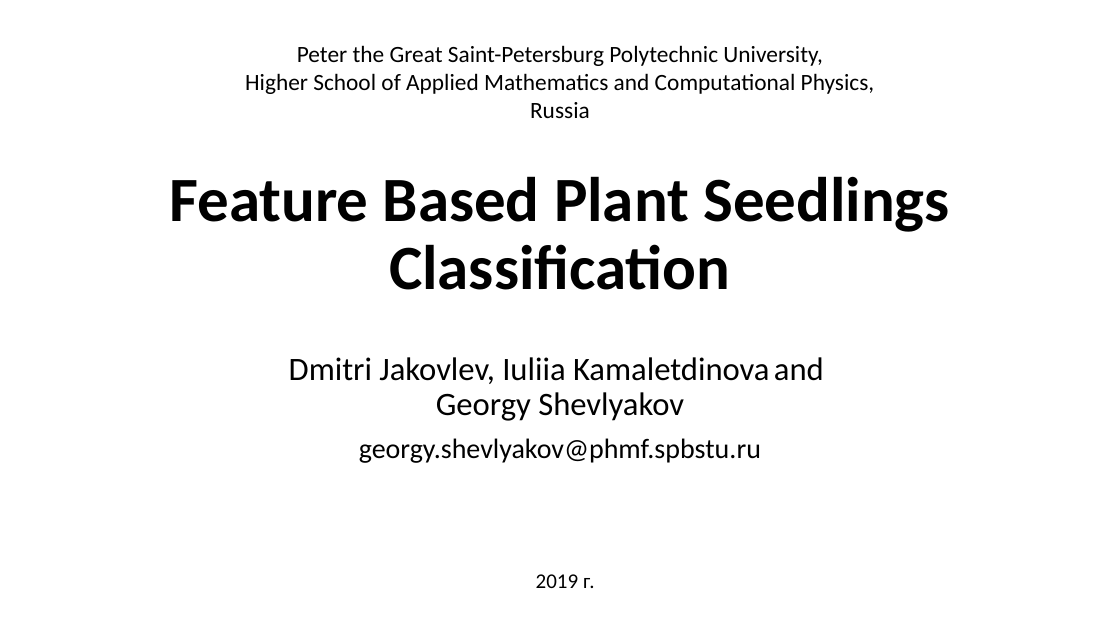
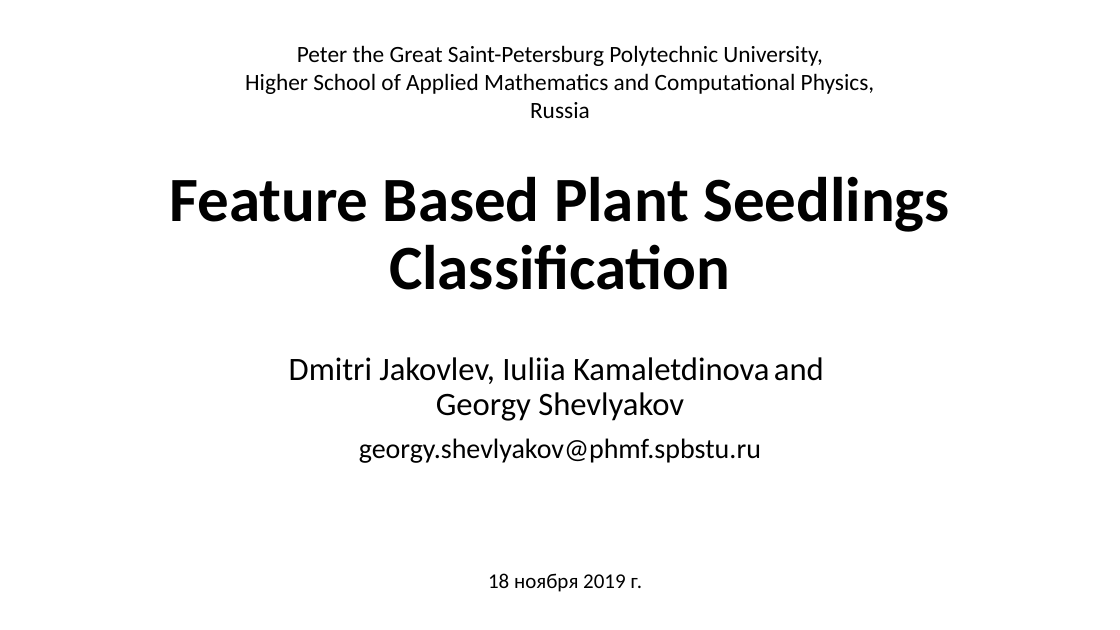
Before and after one commit to Anacriel/plant_seed_classification, a slide deck: slide 1 of reports/paper/word_version/Jakovlev_Presentation_TELECCON_2019.pptx. Drawn at 1120x630 pixels with LibreOffice and Linux fonts; fonts in the diff are those of the drawing. Boxes give left, top, right and bottom in pixels: in the first picture for what was removed or moved away, otherwise in the second. Text is boxed around its words. In the diff, an @@ line names an element or a change of style, - is before the commit and + after.

```diff
--- a/reports/paper/word_version/Jakovlev_Presentation_TELECCON_2019.pptx
+++ b/reports/paper/word_version/Jakovlev_Presentation_TELECCON_2019.pptx
@@ text at bbox=[488, 573, 643, 592]: text changed @@
-2019 г.
+18 ноября 2019 г.
```
Also in this commit, not shown: 5 other slides changed.
